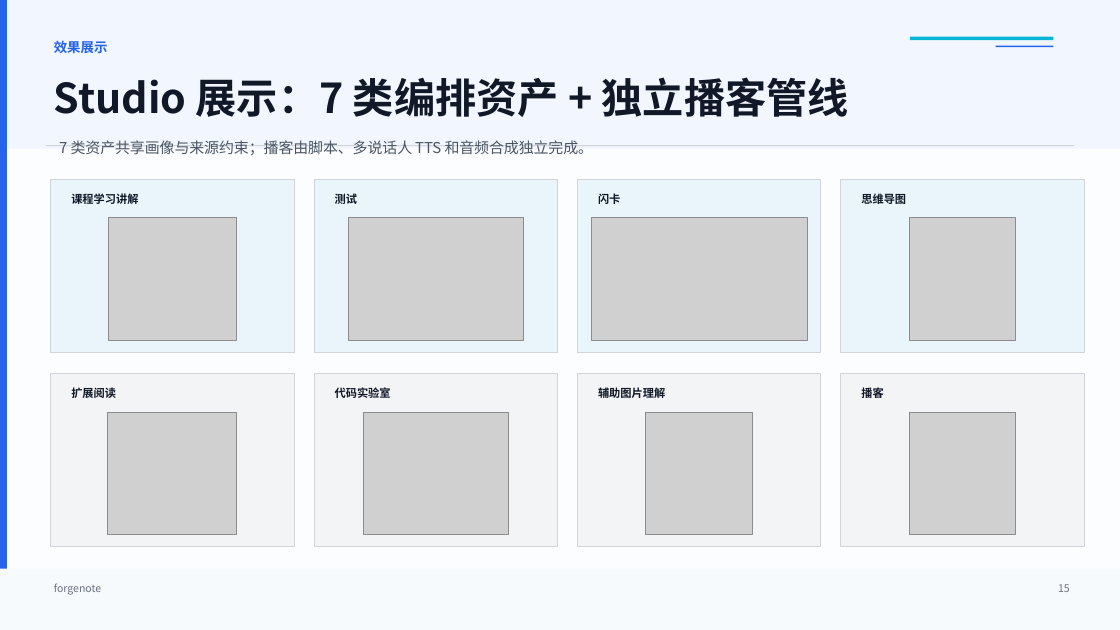
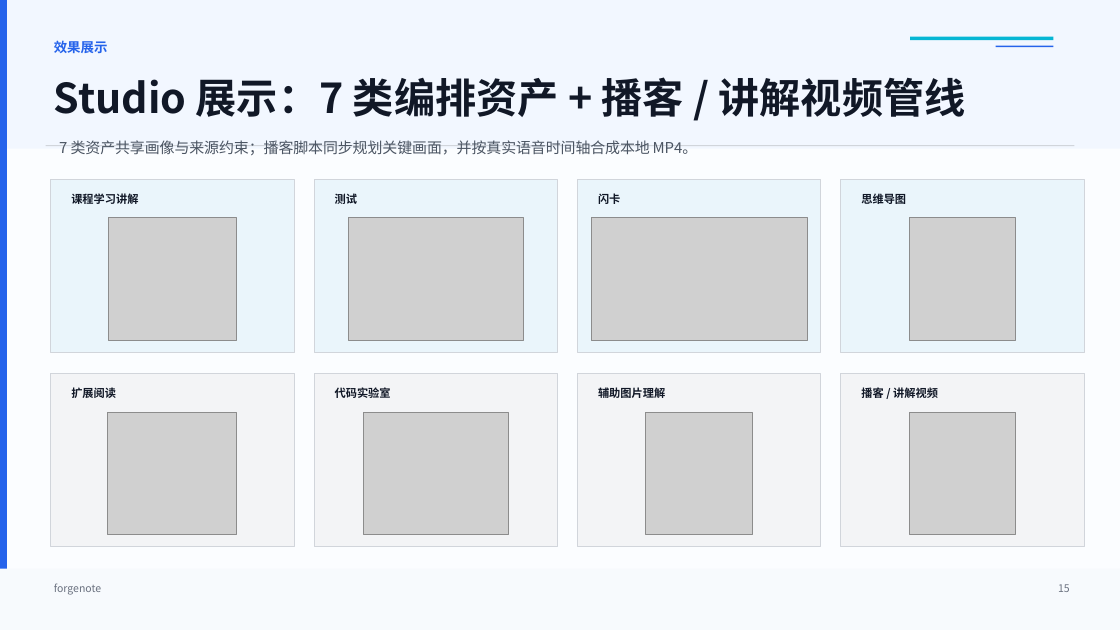
Before and after one commit to kylin0421/ForgeNote, a slide deck: slide 15 of to_be_submitted_docs/答辩.pptx. Drawn at 1120x630 pixels with LibreOffice and Linux fonts; fonts in the diff are those of the drawing; grey boxes stand for pictures. Boxes give left, top, right and bottom in pixels: in the first picture for what was removed or moved away, otherwise in the second. Text is boxed around its words. In the diff, an @@ line names an element or a change of style, - is before the commit and + after.

```diff
--- a/to_be_submitted_docs/答辩.pptx
+++ b/to_be_submitted_docs/答辩.pptx
@@ text at (54,77,966,117): text changed @@
-Studio 展示：7 类编排资产 + 独立播客管线
+Studio 展示：7 类编排资产 + 播客 / 讲解视频管线
@@ text at (59,140,698,155): text changed @@
-7 类资产共享画像与来源约束；播客由脚本、多说话人 TTS 和音频合成独立完成。
+7 类资产共享画像与来源约束；播客脚本同步规划关键画面，并按真实语音时间轴合成本地 MP4。
@@ text at (861,386,938,401): text changed @@
-播客
+播客 / 讲解视频
```
Also in this commit, not shown: 3 other slides changed, 28 other files.
